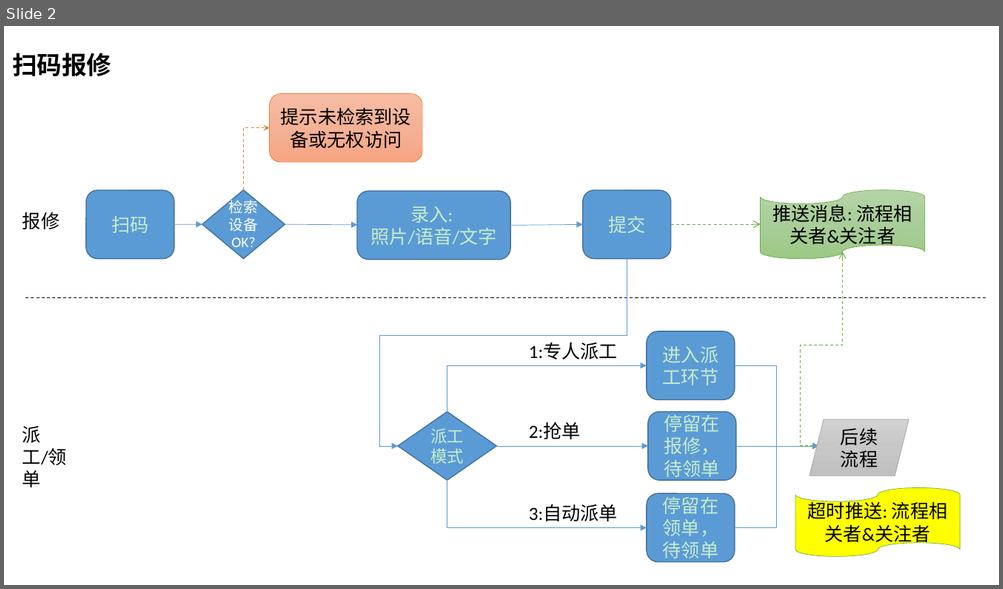
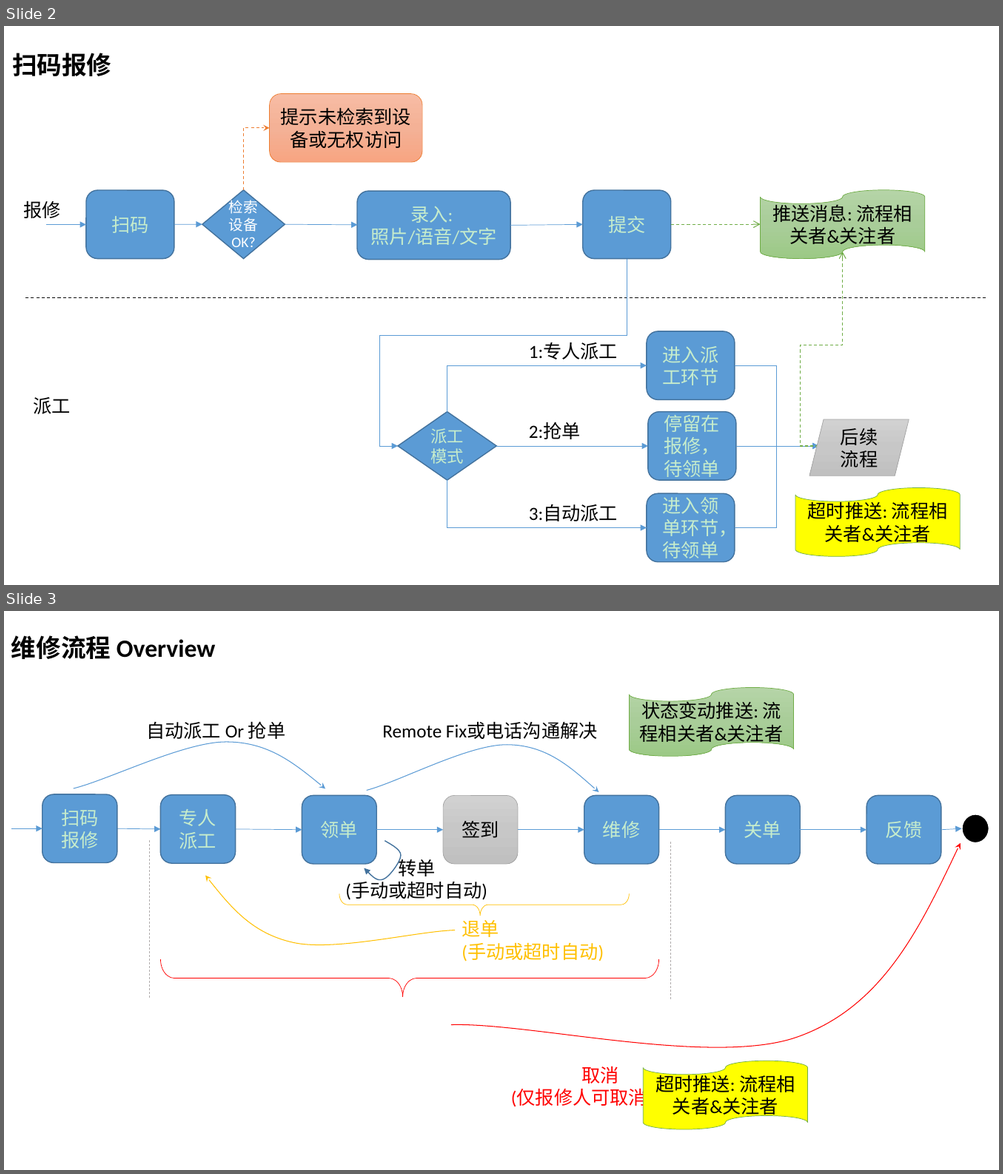
Before and after one commit to devhotmail/APMHome, a slide deck: Document/APM_bizflow.pptx. Shown one above the other, each under a label of ours: slide 2 before the commit, slides 2 and 3 after it. The pictures are 1003x589 and 1003x1174 pixels, drawn with LibreOffice and Linux fonts; fonts in the diff are those of the drawing. Boxes give left, top, right and bottom in pixels: in the first picture for what was removed or moved away, otherwise in the second. Text is boxed around its words. In the diff, an @@ line names an element or a change of style, - is before the commit and + after.

```diff
--- a/Document/APM_bizflow.pptx
+++ b/Document/APM_bizflow.pptx
@@ slide 3 added at (4, 611, 999, 1170), background #C7EDCC @@
@@ text added at (11, 635, 215, 659), 24 pt, text #000000, bold @@
+维修流程 Overview
@@ flow chart punched tape added at (629, 688, 794, 757), fill gradient #B5D5A7 to #AACE9A to #9CC987, outline #70AD47 0.5 pt, 18 pt, text #000000 @@
+状态变动推送: 流程相关者&关注者
@@ text added at (146, 721, 285, 743), 18 pt, text #000000 @@
+自动派工 Or 抢单
@@ freeform shape added at (71, 733, 325, 809), outline #5B9BD5 0.75 pt @@
@@ freeform shape added at (364, 738, 599, 812), outline #5B9BD5 0.75 pt @@
@@ text added at (382, 722, 597, 739), 18 pt, text #000000 @@
+Remote Fix或电话沟通解决
@@ rounded rectangle added at (42, 795, 116, 863), fill #5B9BD5, outline #43739E 1 pt, 18 pt, text #C7EDCC @@
+扫码报修
@@ rounded rectangle added at (161, 795, 236, 864), fill #5B9BD5, outline #43739E 1 pt, 18 pt, text #C7EDCC @@
+专人派工
@@ rounded rectangle added at (301, 795, 376, 864), fill #5B9BD5, outline #43739E 1 pt, 18 pt, text #C7EDCC @@
+领单
@@ rounded rectangle added at (443, 795, 518, 864), fill gradient #D2D2D2 to #C8C8C8 to #C0C0C0, outline #A5A5A5 0.5 pt, 18 pt, text #000000 @@
+签到
@@ rounded rectangle added at (584, 795, 659, 864), fill #5B9BD5, outline #43739E 1 pt, 18 pt, text #C7EDCC @@
+维修
@@ rounded rectangle added at (726, 795, 800, 864), fill #5B9BD5, outline #43739E 1 pt, 18 pt, text #C7EDCC @@
+关单
@@ rounded rectangle added at (867, 795, 941, 864), fill #5B9BD5, outline #43739E 1 pt, 18 pt, text #C7EDCC @@
+反馈
@@ arrow added from (11, 829) to (42, 829), #5B9BD5 0.5 pt @@
@@ arrow added from (117, 829) to (161, 829), #5B9BD5 0.5 pt @@
@@ arrow added from (236, 829) to (301, 829), #5B9BD5 0.5 pt @@
@@ arrow added from (376, 829) to (443, 829), #5B9BD5 0.5 pt @@
@@ arrow added from (518, 829) to (584, 829), #5B9BD5 0.5 pt @@
@@ arrow added from (659, 829) to (726, 829), #5B9BD5 0.5 pt @@
@@ arrow added from (800, 829) to (867, 829), #5B9BD5 0.5 pt @@
@@ arrow added from (941, 829) to (962, 829), #5B9BD5 0.5 pt @@
@@ ellipse added at (962, 814, 989, 843), fill #000000, outline #C7EDCC 1.5 pt @@
@@ line added from (150, 998) to (150, 840), #AFABAB 0.5 pt dashed @@
@@ freeform shape added at (362, 840, 404, 885), outline #43739E 1 pt @@
@@ freeform shape added at (438, 843, 996, 1116), outline #FF0000 0.75 pt @@
@@ line added from (670, 999) to (670, 841), #AFABAB 0.5 pt dashed @@
@@ freeform shape added at (199, 876, 458, 964), outline #FFC000 0.75 pt @@
@@ text added at (345, 856, 487, 900), 18 pt, text #000000 @@
+转单
+(手动或超时自动)
@@ right brace added at (339, 894, 629, 916), outline #FFC000 0.5 pt @@
@@ text added at (461, 920, 603, 962), 18 pt, text #FFC000 @@
+退单
+(手动或超时自动)
@@ right brace added at (160, 960, 658, 997), outline #FF0000 0.5 pt @@
@@ text added at (511, 1066, 690, 1110), 18 pt, text #FF0000 @@
+取消
+(仅报修人可取消工单)
@@ flow chart punched tape added at (643, 1061, 808, 1130), fill #FFFF00, outline #70AD47 0.5 pt, 18 pt, text #000000 @@
+超时推送: 流程相关者&关注者
@@ slide 2 changed as well @@
@@ text "报修": place and size @@
-text "报修" at (22, 212, 60, 230)
+text "报修" at (23, 201, 60, 218)
@@ arrow added from (45, 224) to (86, 224), #5B9BD5 0.5 pt @@
@@ text at (33, 397, 70, 414): text changed @@
-派工/领单
+派工
@@ text at (529, 505, 617, 522): text changed @@
-3:自动派单
+3:自动派工
@@ text in rounded rectangle at (663, 494, 737, 562): text changed @@
-停留在领单，待领单
+进入领单环节，待领单
```
Also in this commit, not shown: 4 other slides changed, 4 other slides added, 1 other file.
